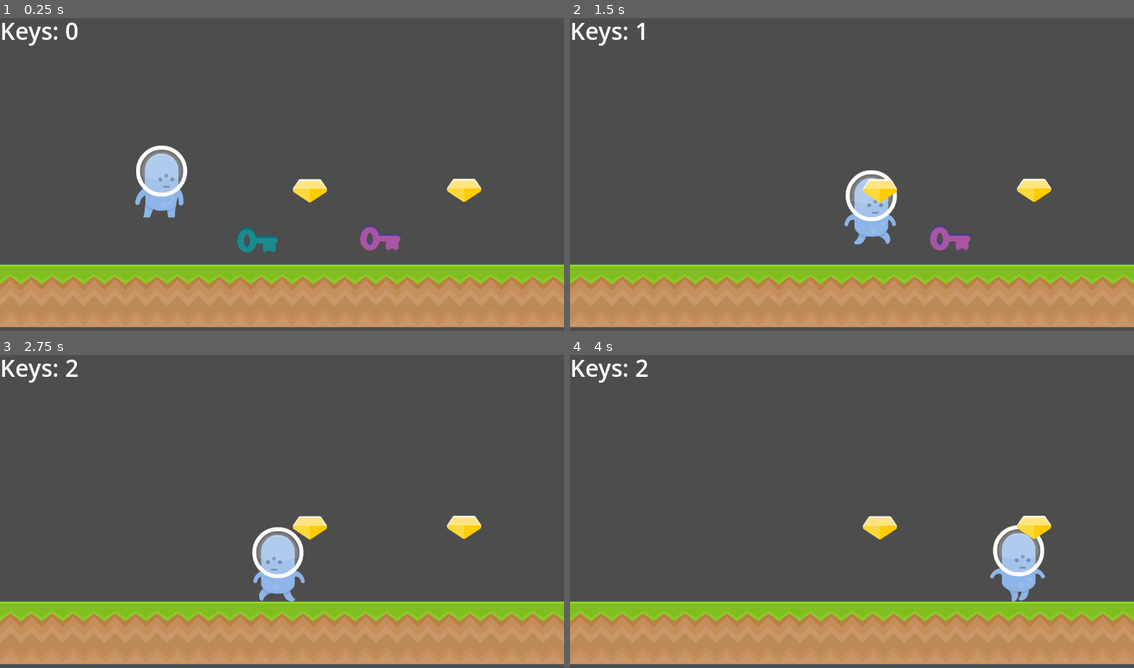
Above: before the commit, frames 1-4 (two rows, left to right).
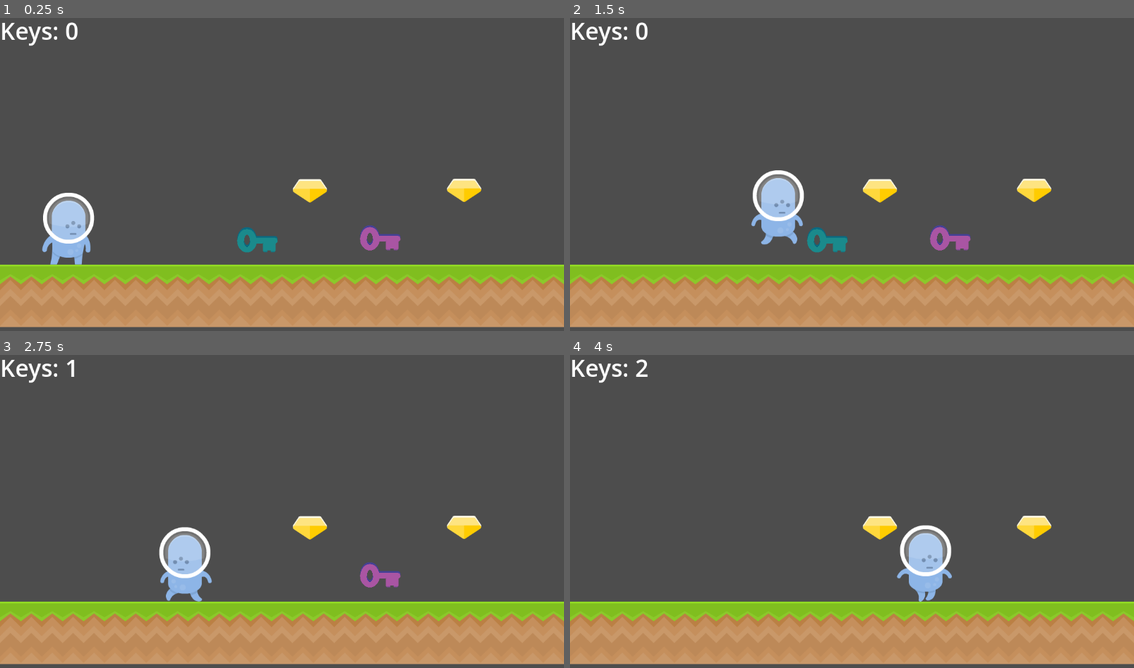
Above: after the commit, the same moments.

Repository: bsu-cs315/project2_demo
Game: Godot game, scene res://world/world.tscn
Two runs of this game, one before a commit and one after it. Both use one fixed random seed, a clock stepped at 60 frames per second and the inputs below. Sound files missing from this copy of the repository are replaced by a short silence.
Inputs:
- Up to frame 1 (0.25 s): no input
- Up to frame 2 (1.5 s): hold D (move_right) from 0.53 s (still down); tap Space (jump) at 0.77 s
- Up to frame 3 (2.75 s): tap Space (jump) at 1.52 s; release D (move_right) at 2.03 s; hold A (move_left) from 2.03 s (still down)
- Up to frame 4 (4 s): release A (move_left) at 2.78 s; hold D (move_right) from 2.78 s (still down); tap Space (jump) at 3.02, 3.77 s

The runs differ from the first frame. In frame 1, 3.2% of the frame differs, in the area x 7-34%, y 40-79%; in frame 2, 3.4%; in frame 3, 3.7%, in the area x 11-72%, y 1-79%; in frame 4, 3.2%.

Commit message:
Spawn player at spawn point

Diff:
--- a/project/world/world.gd
+++ b/project/world/world.gd
@@ -9,6 +9,8 @@
 @onready var _objects := $Objects
 
 func _ready():
+	_spawn_player()
+
 	if object_types.is_empty():
 		push_error("Uh oh, object types should not be empty.")
 
@@ -22,3 +24,9 @@
 # Called every frame. 'delta' is the elapsed time since the previous frame.
 func _process(_delta):
 	$KeysLabel.text = "Keys: %d" % $Alien.keys
+
+
+func _spawn_player():
+	var player_character := preload("res://alien/alien.tscn").instantiate()
+	player_character.global_position = $PlayerSpawnPoint.global_position
+	add_child(player_character)
--- a/project/world/world.tscn
+++ b/project/world/world.tscn
@@ -1,8 +1,7 @@
-[gd_scene load_steps=7 format=3 uid="uid://dc7b7ljkopad0"]
+[gd_scene load_steps=6 format=3 uid="uid://dc7b7ljkopad0"]
 
 [ext_resource type="Script" path="res://world/world.gd" id="1_2tnmf"]
 [ext_resource type="Texture2D" uid="uid://vdwpx42ravpm" path="res://world/grassMid.png" id="1_vk11b"]
-[ext_resource type="PackedScene" uid="uid://k2jvfl8ev78" path="res://alien/alien.tscn" id="2_fhoox"]
 
 [sub_resource type="TileSetAtlasSource" id="TileSetAtlasSource_hcaa0"]
 texture = ExtResource("1_vk11b")
@@ -28,9 +27,6 @@
 format = 2
 layer_0/tile_data = PackedInt32Array(262144, 0, 0, 262145, 0, 0, 262146, 0, 0, 262147, 0, 0, 262148, 0, 0, 262149, 0, 0, 262150, 0, 0, 262151, 0, 0, 262152, 0, 0)
 
-[node name="Alien" parent="." instance=ExtResource("2_fhoox")]
-position = Vector2(329, 383)
-
 [node name="KeysLabel" type="Label" parent="."]
 offset_right = 40.0
 offset_bottom = 23.0
@@ -52,3 +48,6 @@
 position = Vector2(948, 360)
 
 [node name="Objects" type="Node" parent="."]
+
+[node name="PlayerSpawnPoint" type="Marker2D" parent="."]
+position = Vector2(139, 484)
